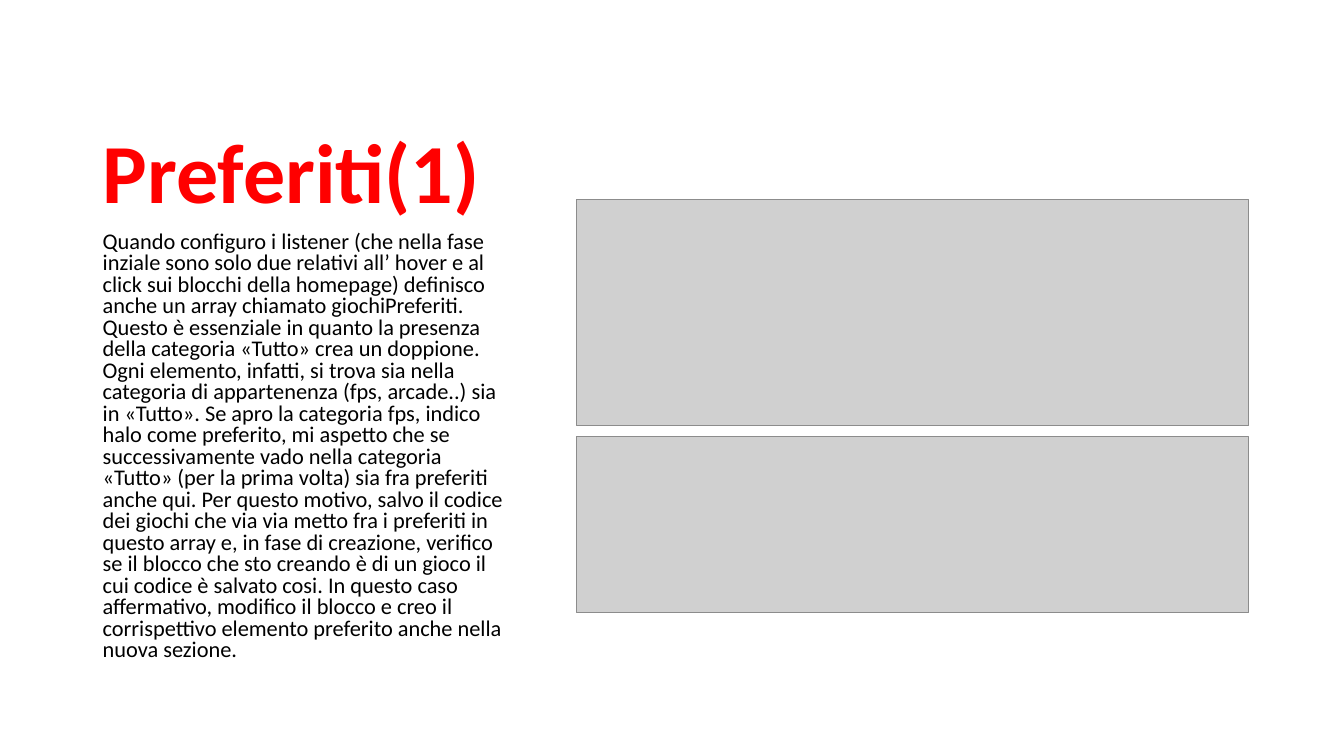
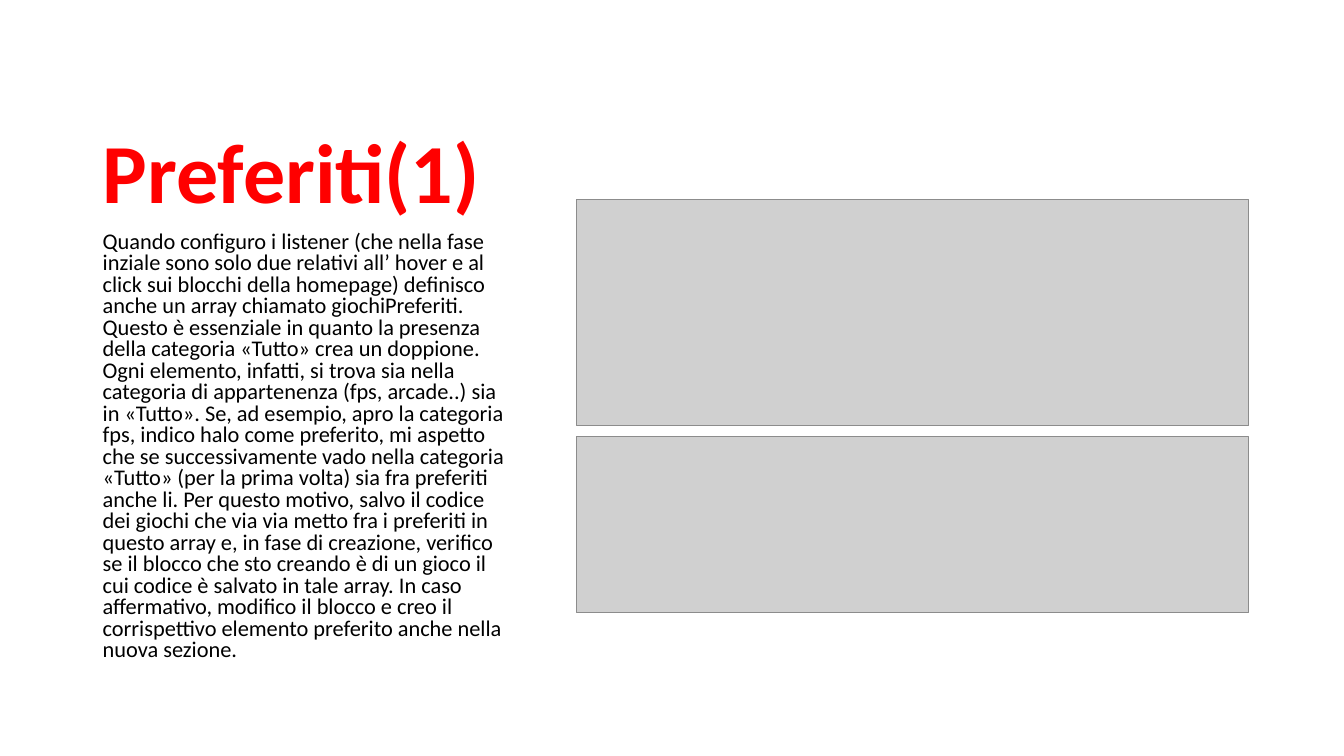
Before and after one commit to TheGarbage/mhw2, a slide deck: slide 6 of mhw2.pptx. Drawn at 1344x756 pixels with LibreOffice and Linux fonts; fonts in the diff are those of the drawing; grey boxes stand for pictures. Boxes give left, top, right and bottom in pixels: in the first picture for what was removed or moved away, otherwise in the second. Text is boxed around its words. In the diff, an @@ line names an element or a change of style, - is before the commit and + after.

```diff
--- a/mhw2.pptx
+++ b/mhw2.pptx
@@ text at (103,233,504,657): text changed @@
-Quando configuro i listener (che nella fase inziale sono solo due relativi all’ hover e al click sui blocchi della homepage) definisco anche un array chiamato giochiPreferiti. Questo è essenziale in quanto la presenza della categoria «Tutto» crea un doppione. Ogni elemento, infatti, si trova sia nella categoria di appartenenza (fps, arcade..) sia in «Tutto». Se apro la categoria fps, indico halo come preferito, mi aspetto che se successivamente vado nella categoria «Tutto» (per la prima volta) sia fra preferiti anche qui. Per questo motivo, salvo il codice dei giochi che via via metto fra i preferiti in questo array e, in fase di creazione, verifico se il blocco che sto creando è di un gioco il cui codice è salvato cosi. In questo caso affermativo, modifico il blocco e creo il corrispettivo elemento preferito anche nella nuova sezione.
+Quando configuro i listener (che nella fase inziale sono solo due relativi all’ hover e al click sui blocchi della homepage) definisco anche un array chiamato giochiPreferiti. Questo è essenziale in quanto la presenza della categoria «Tutto» crea un doppione. Ogni elemento, infatti, si trova sia nella categoria di appartenenza (fps, arcade..) sia in «Tutto». Se, ad esempio, apro la categoria fps, indico halo come preferito, mi aspetto che se successivamente vado nella categoria «Tutto» (per la prima volta) sia fra preferiti anche li. Per questo motivo, salvo il codice dei giochi che via via metto fra i preferiti in questo array e, in fase di creazione, verifico se il blocco che sto creando è di un gioco il cui codice è salvato in tale array. In caso affermativo, modifico il blocco e creo il corrispettivo elemento preferito anche nella nuova sezione.
```
Also in this commit, not shown: 10 other slides changed.
